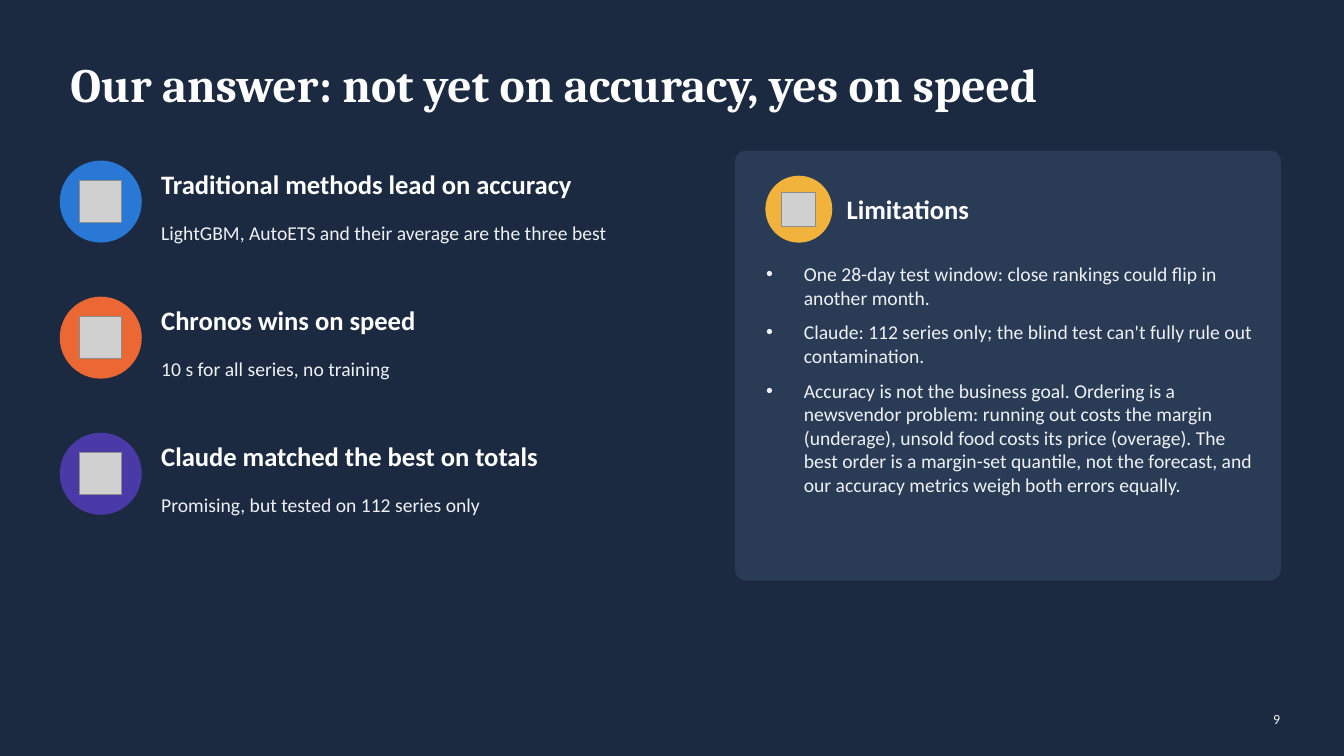
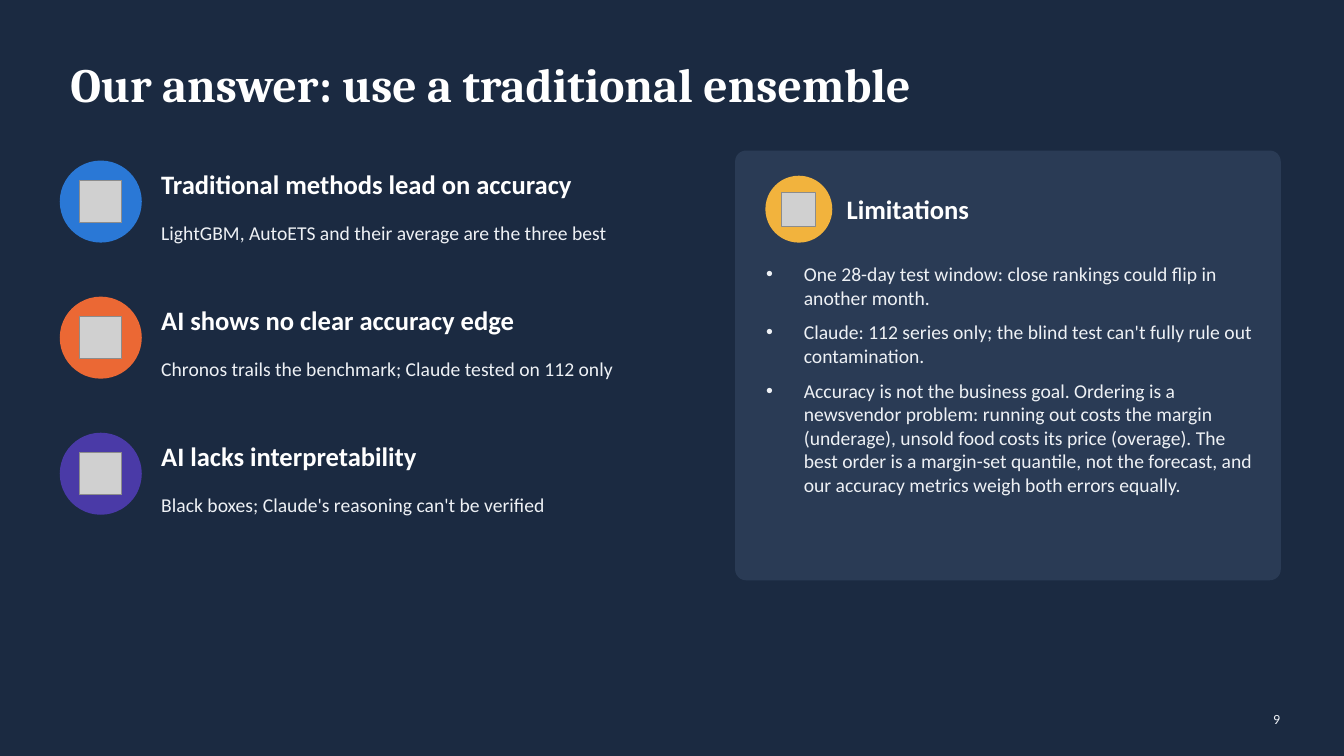
Before and after one commit to shihan-2002/m5-forecast-to-profit, a slide deck: slide 9 of presentation/Group3_Forecasting_Presentation.pptx. Drawn at 1344x756 pixels with LibreOffice and Linux fonts; fonts in the diff are those of the drawing; grey boxes stand for pictures. Boxes give left, top, right and bottom in pixels: in the first picture for what was removed or moved away, otherwise in the second. Text is boxed around its words. In the diff, an @@ line names an element or a change of style, - is before the commit and + after.

```diff
--- a/presentation/Group3_Forecasting_Presentation.pptx
+++ b/presentation/Group3_Forecasting_Presentation.pptx
@@ title at [70,69,910,103]: text changed @@
-Our answer: not yet on accuracy, yes on speed
+Our answer: use a traditional ensemble
@@ text at [161,311,514,335]: text changed @@
-Chronos wins on speed
+AI shows no clear accuracy edge
@@ text at [161,362,613,379]: text changed @@
-10 s for all series, no training
+Chronos trails the benchmark; Claude tested on 112 only
@@ text at [161,447,416,471]: text changed @@
-Claude matched the best on totals
+AI lacks interpretability
@@ text at [161,498,544,516]: text changed @@
-Promising, but tested on 112 series only
+Black boxes; Claude's reasoning can't be verified
```
Also in this commit, not shown: 1 other slide changed, 7 other files.
